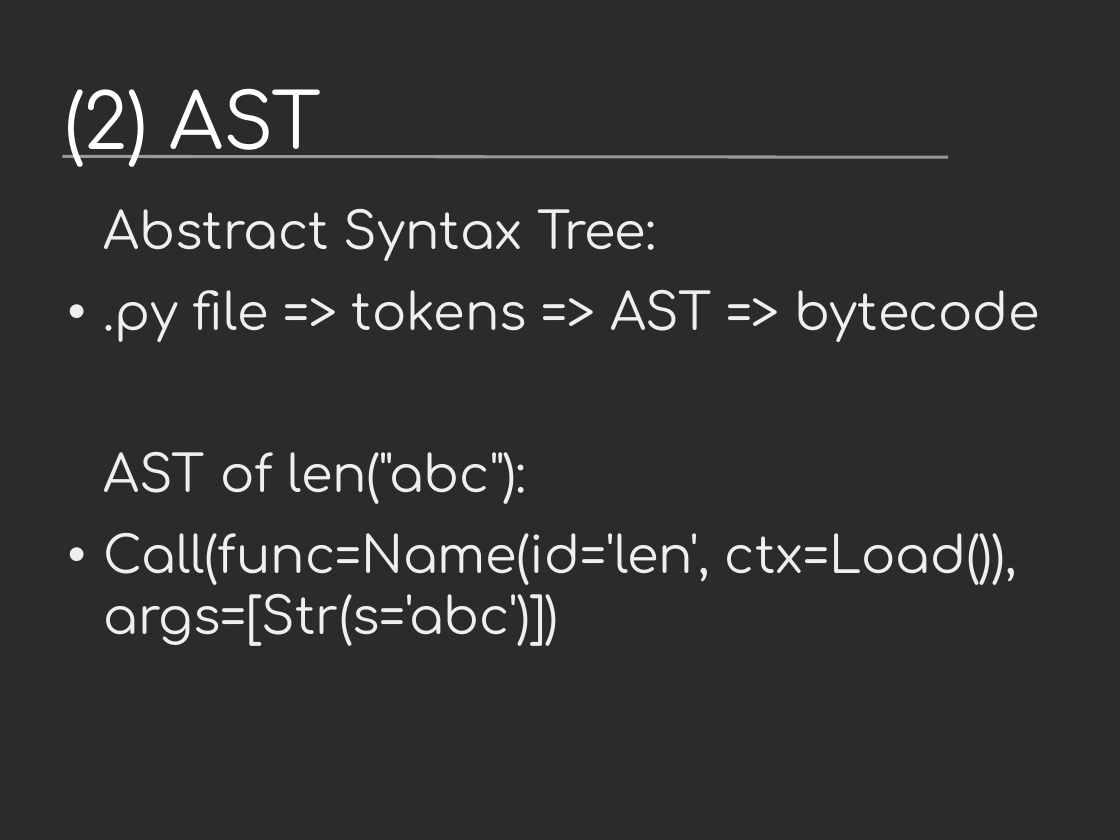
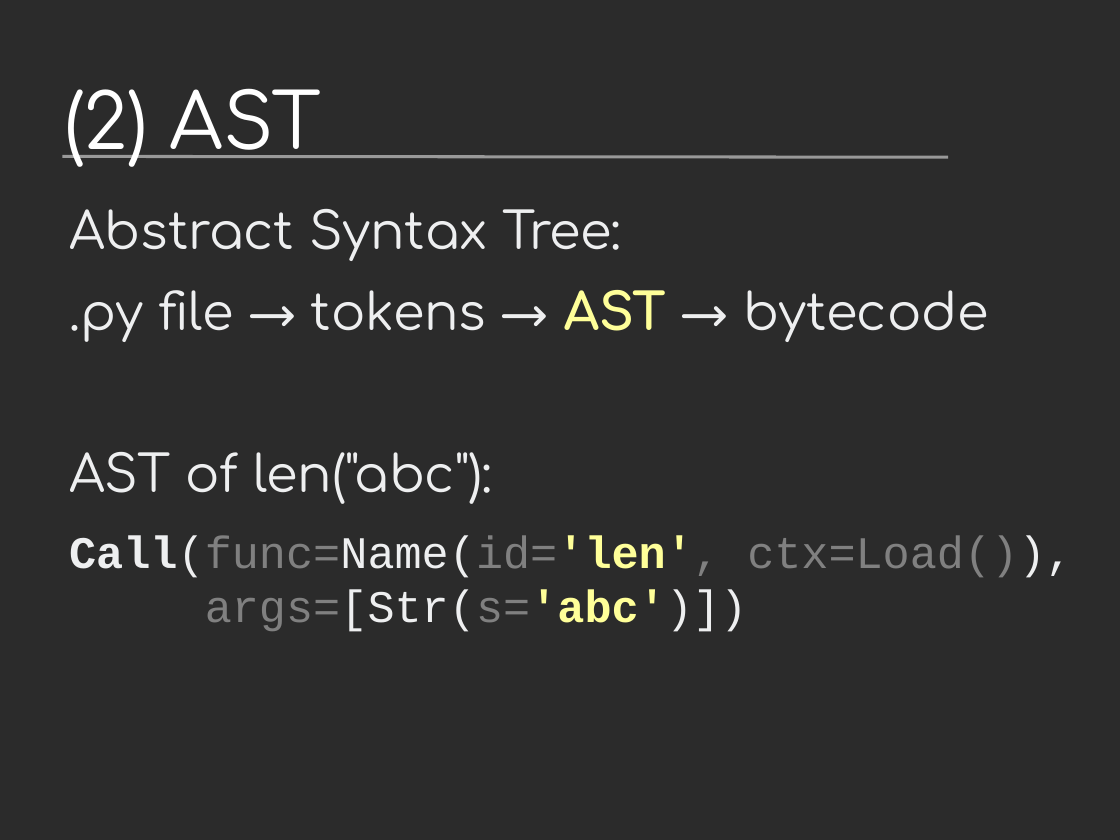
Before and after one commit to vstinner/talks, a slide deck: slide 17 of 2016-FOSDEM/fat_python.odp. Drawn at 1120x840 pixels with LibreOffice and Linux fonts; fonts in the diff are those of the drawing; background and template pictures are left out; a plain dark background stands for a picture behind light text. Boxes give left, top, right and bottom in pixels: in the first picture for what was removed or moved away, otherwise in the second. Text is boxed around its words. In the diff, an @@ line names an element or a change of style, - is before the commit and + after.

```diff
--- a/2016-FOSDEM/fat_python.odp
+++ b/2016-FOSDEM/fat_python.odp
@@ text "Abstract Syntax Tree:" moved from (x1=104, y1=209, x2=1040, y2=646) to (x1=69, y1=209, x2=1073, y2=632) @@
@@ text at (x1=69, y1=290, x2=988, y2=342): text changed @@
-• .py file => tokens => AST => bytecode
+.py file → tokens → AST → bytecode
@@ text at (x1=69, y1=535, x2=1073, y2=632): size 36 to 32 pt, font Comfortaa to Courier New, text colour #EEEFF0 to #808080 in "Call(func=Name(id='len', ctx=Load()), args=[Str(s='abc')])"; text colour #EEEFF0 to #FFFF99, bold on in "Call(func=Name(id='len', args=[Str(s='abc')])"; bullet • to none @@
```
Also in this commit, not shown: 8 other slides changed, 6 slides added, 2 slides removed.
